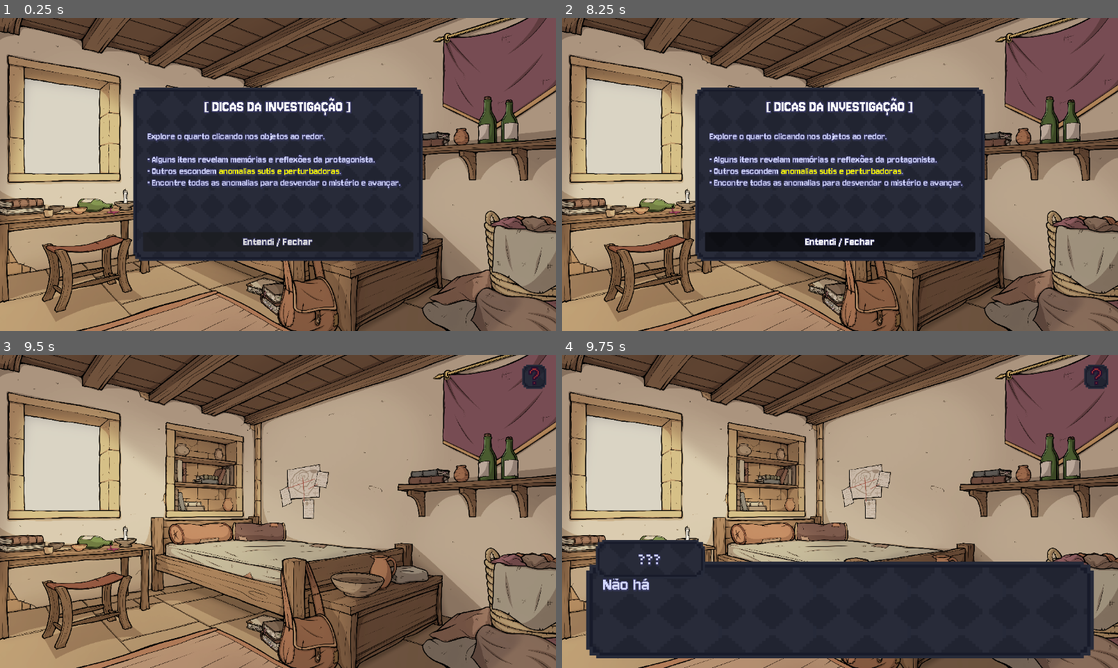
Above: before the commit, frames 1-4 (two rows, left to right).
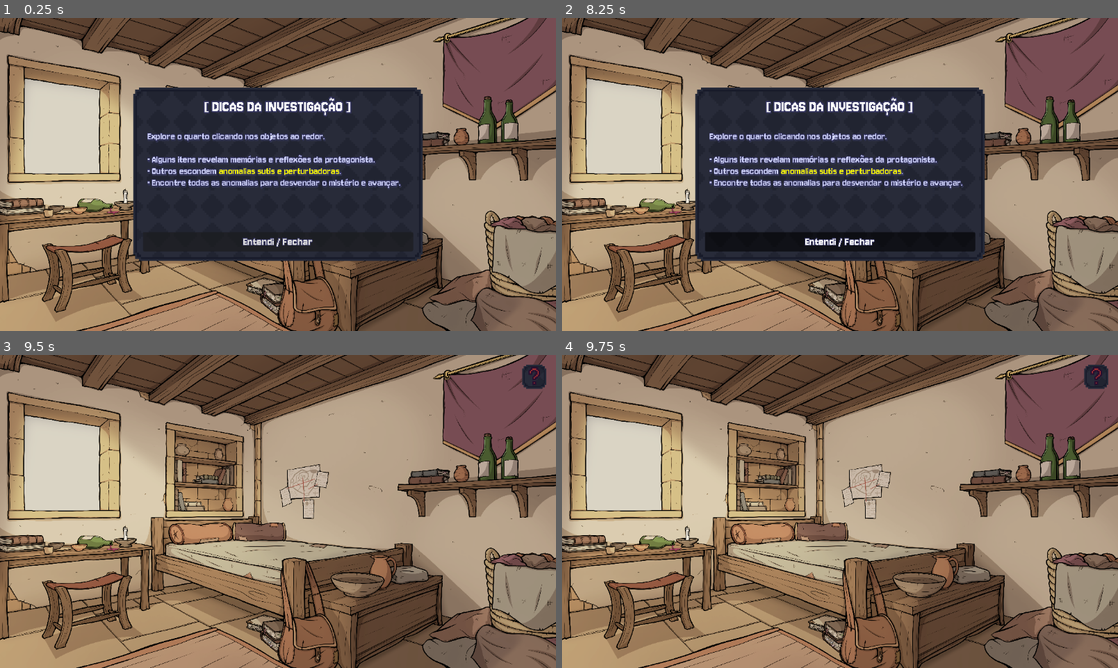
Above: after the commit, the same moments.

Repository: Joseinaciomf/GameJamPlus
Game: Godot game, scene res://Main/Scenes/room.tscn
The game is run twice, just before and just after one commit, with the same random seed, the same clock (stepped at 60 frames per second) and the same inputs. This scene is started directly instead of the project's main scene. The engine's default icon, where the game draws it, is replaced by a stand-in: a white triangle on a blue panel in a dark square.
Inputs (mouse positions are in pixels of both pictures, inside the frame that each line leads up to; where the layout moved, square brackets give the same spot in the first picture):
- Up to frame 1 (0.25 s): no input
- Up to frame 2 (8.25 s): click (617, 124) [756, 99] at 0.5 s; click (834, 218) [701, 212] at 1.25 s; click (856, 99) [1012, 146] at 2 s; click (634, 233) [895, 187] at 2.75 s; click (1062, 193) [979, 127] at 3.5 s; click (940, 115) [1062, 143] at 4.25 s; click (901, 115) [795, 58] at 5 s; click (778, 130) [1095, 187] at 5.75 s; click "Entendi / Fechar" at 6.5 s; click (1095, 39) at 7.25 s; tap Enter (ui_accept) at 8 s; move the mouse to (812, 237) at 8.02 s; hold D (move_right) from 8.03 s (still down); hold Shift (sprint) from 8.03 s (still down); click (812, 237) at 8.17 s
- Up to frame 3 (9.5 s): tap Space (jump) at 8.27 s; release D (move_right) at 8.75 s; release Shift (sprint) at 8.75 s; tap Enter (ui_accept) at 8.75 s; drag from (444, 558) to (250, 574) at 8.77 s
- Up to frame 4 (9.75 s): tap Enter (ui_accept) at 9.5 s; move the mouse to (673, 464) at 9.52 s; hold A (move_left) from 9.53 s (still down); tap 2 at 9.6 s

Frames 1-3 are identical in both runs. In frame 4, 29% of the frame differs, in the area x 4-96%, y 59-97%.

Commit message:
refac: Reposicionamento dos elemntos

Diff:
--- a/Main/Scenes/room.tscn
+++ b/Main/Scenes/room.tscn
@@ -34,66 +34,65 @@
 
 [node name="ObjetoJanela" type="Button" parent="HotSpots" unique_id=155400604]
 layout_mode = 0
-offset_left = 313.0
-offset_top = 70.0
-offset_right = 502.0
-offset_bottom = 271.0
+offset_left = 21.0
+offset_top = 117.0
+offset_right = 210.0
+offset_bottom = 318.0
 flat = true
 
 [node name="ObjetoCama" type="Button" parent="HotSpots" unique_id=629675897]
 layout_mode = 0
-offset_left = 99.0
-offset_top = 325.0
-offset_right = 467.0
-offset_bottom = 479.0
+offset_left = 381.0
+offset_top = 338.0
+offset_right = 749.0
+offset_bottom = 492.0
 flat = true
 
 [node name="ObjetoEspelho" type="Button" parent="HotSpots" unique_id=101010101]
 layout_mode = 0
-offset_left = 906.0
-offset_top = 89.0
-offset_right = 957.0
-offset_bottom = 440.0
+offset_left = 589.0
+offset_top = -5.0
+offset_right = 640.0
+offset_bottom = 346.0
 flat = true
 
 [node name="ObjetoEscrivaninha" type="Button" parent="HotSpots" unique_id=202020202]
 layout_mode = 0
-offset_left = 590.0
-offset_top = 277.0
-offset_right = 800.0
-offset_bottom = 417.0
+offset_left = 47.0
+offset_top = 374.0
+offset_right = 257.0
+offset_bottom = 514.0
 flat = true
 
 [node name="ObjetoGuardaRoupa" type="Button" parent="HotSpots" unique_id=303030303]
 layout_mode = 0
-offset_left = 832.0
-offset_top = 31.0
-offset_right = 903.0
-offset_bottom = 420.0
+offset_left = 1001.0
+offset_top = 166.0
+offset_right = 1072.0
+offset_bottom = 555.0
 flat = true
 
 [node name="ObjetoPorta" type="Button" parent="HotSpots" unique_id=404040404]
 layout_mode = 0
-offset_left = 1007.0
-offset_top = 56.0
-offset_right = 1078.0
-offset_bottom = 463.0
+offset_left = 750.0
+offset_right = 821.0
+offset_bottom = 407.0
 flat = true
 
 [node name="ObjetoRelogio" type="Button" parent="HotSpots" unique_id=505050505]
 layout_mode = 0
-offset_left = 450.0
-offset_top = 50.0
-offset_right = 520.0
-offset_bottom = 120.0
+offset_left = 667.0
+offset_top = 166.0
+offset_right = 737.0
+offset_bottom = 236.0
 flat = true
 
 [node name="ObjetoQuadro" type="Button" parent="HotSpots" unique_id=606060606]
 layout_mode = 0
-offset_left = 1085.0
-offset_top = 321.0
-offset_right = 1137.0
-offset_bottom = 381.0
+offset_left = 420.0
+offset_top = 205.0
+offset_right = 472.0
+offset_bottom = 265.0
 flat = true
 
 [node name="DialogueBox" parent="." unique_id=505788276 instance=ExtResource("1_xjo8h")]
